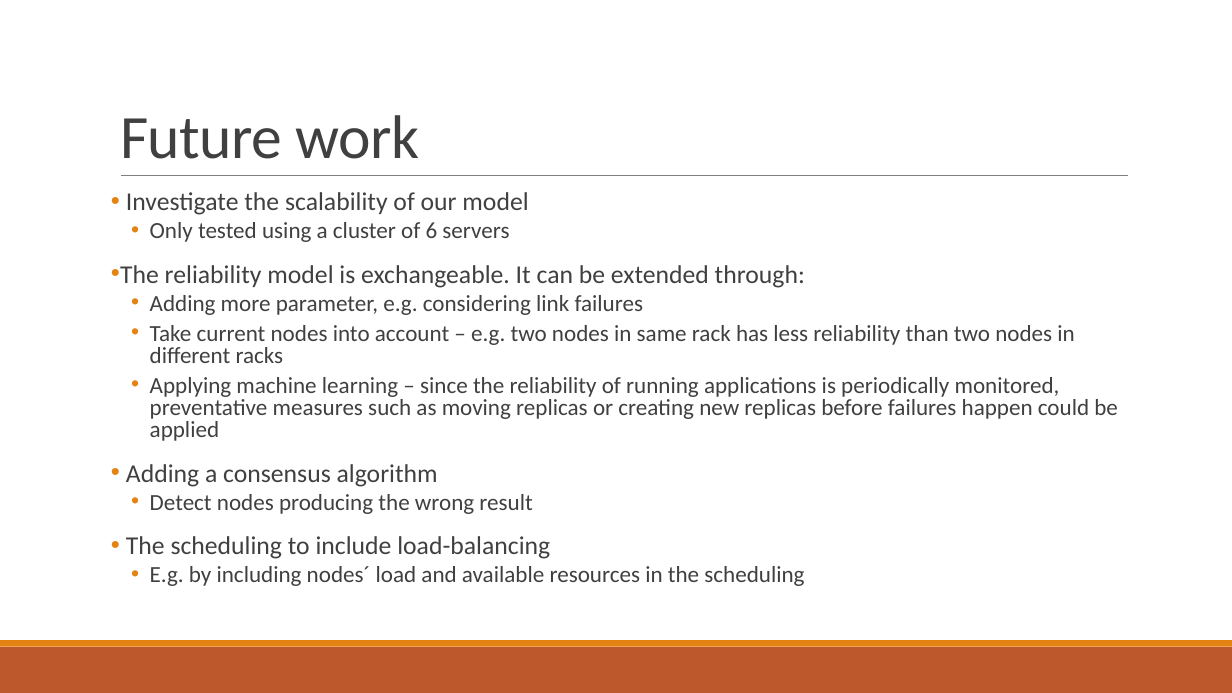
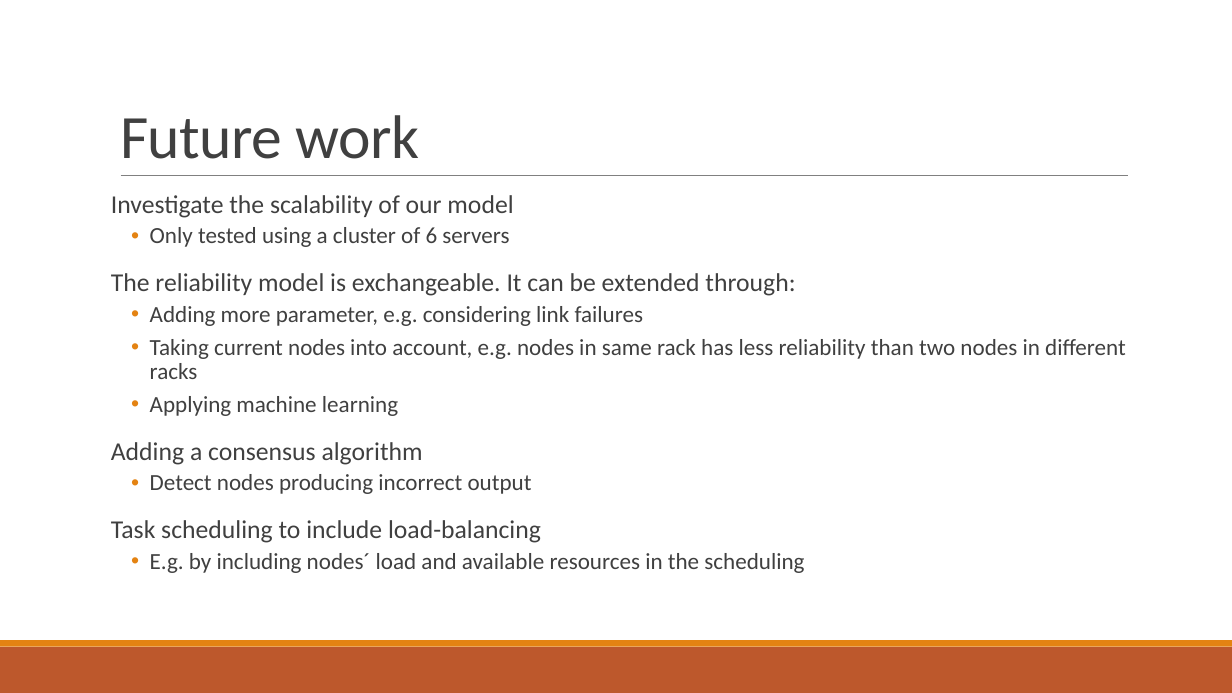
Before and after one commit to PStahl/master_thesis, a slide deck: slide 49 of presentation/presentation2.pptx (slide 53 before the commit). Drawn at 1232x693 pixels with LibreOffice and Linux fonts; fonts in the diff are those of the drawing. Boxes give left, top, right and bottom in pixels: in the first picture for what was removed or moved away, otherwise in the second. Text is boxed around its words. In the diff, an @@ line names an element or a change of style, - is before the commit and + after.

```diff
--- a/presentation/presentation2.pptx
+++ b/presentation/presentation2.pptx
@@ text at (111,195,804,573): bullet • to none; line spacing 0.8 to 0.9 @@
@@ text at (150,339,1126,416): text changed @@
-  • Take current nodes into account – e.g. two nodes in same rack has less reliability than two nodes in different racks
-  • Applying machine learning – since the reliability of running applications is periodically monitored, preventative measures such as moving replicas or creating new replicas before failures happen could be applied
+  • Taking current nodes into account, e.g. nodes in same rack has less reliability than two nodes in different racks
+  • Applying machine learning
@@ text at (111,474,541,543): text changed @@
-  • Detect nodes producing the wrong result
-• The scheduling to include load-balancing
+  • Detect nodes producing incorrect output
+Task scheduling to include load-balancing
```
Also in this commit, not shown: 21 other slides changed, 1 slide added, 5 slides removed.
